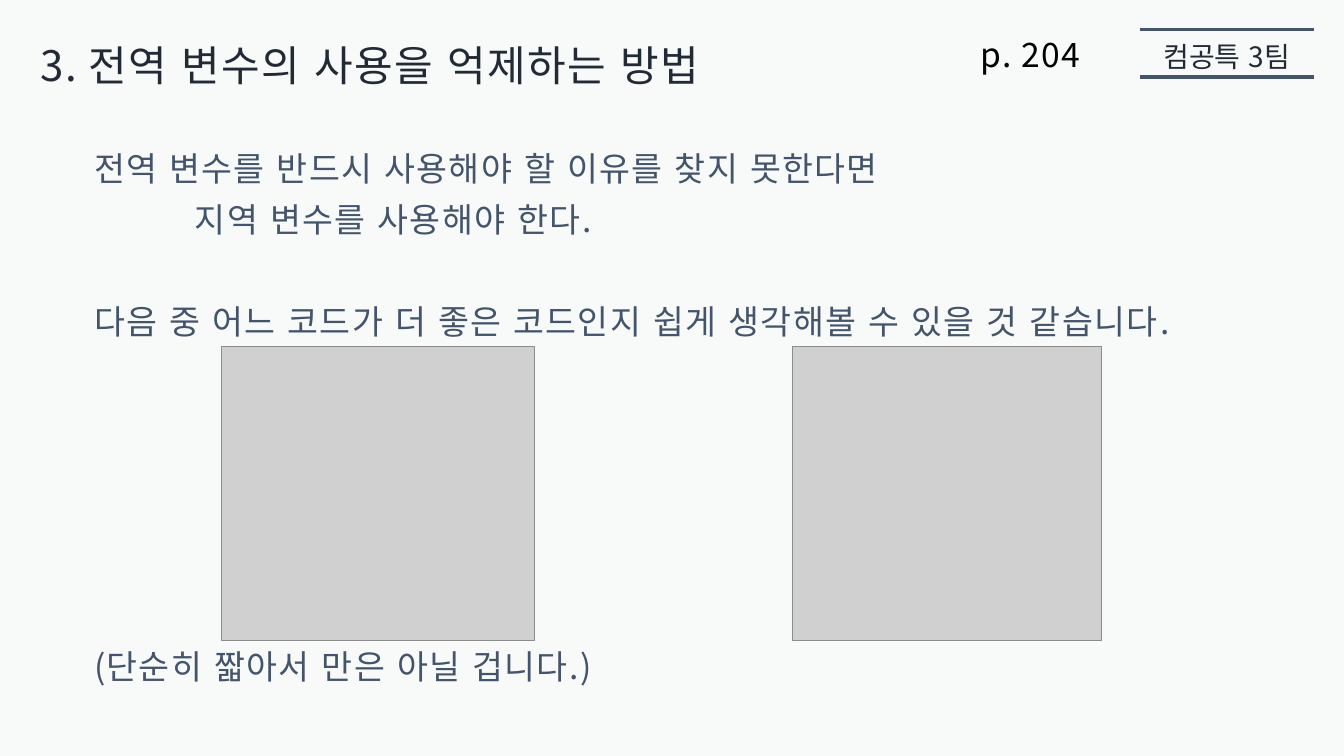
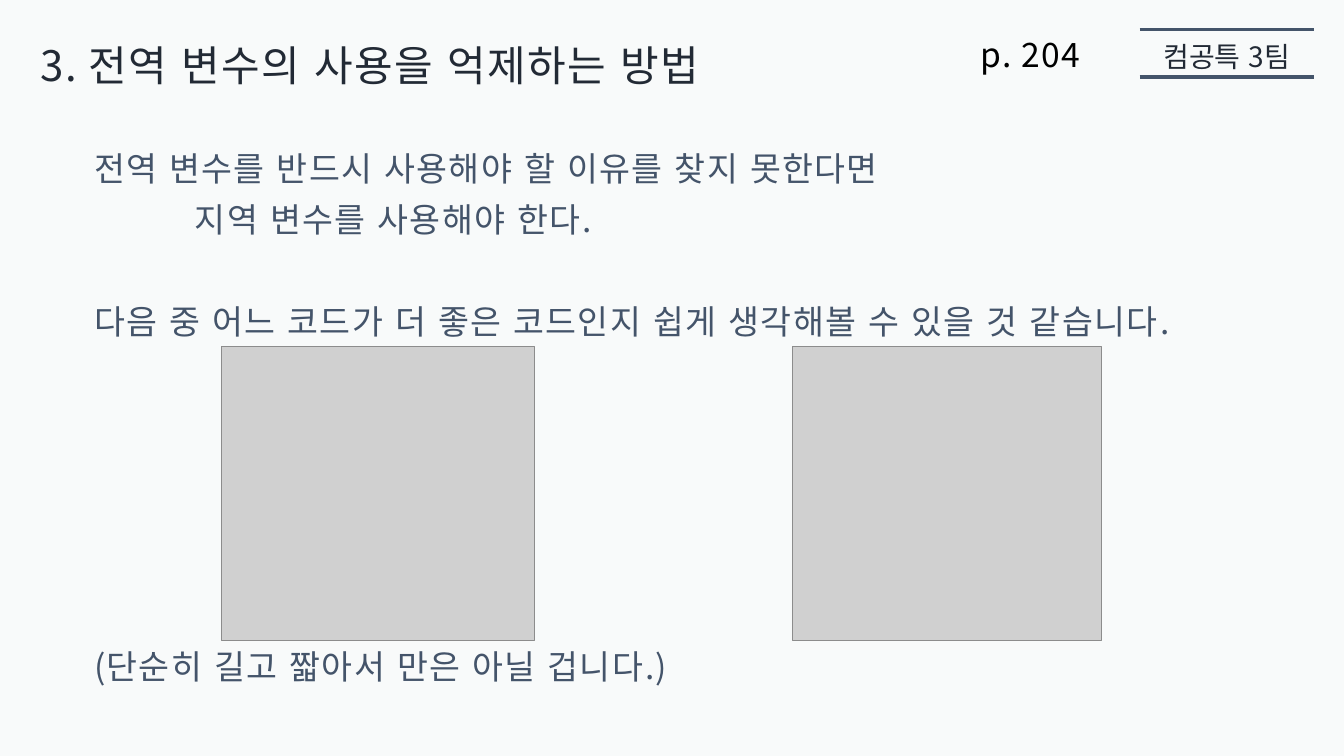
Before and after one commit to jaehoo1/Modern-JavaScript-Deep-Dive, a slide deck: slide 4 of 10. 전역 변수의 문제점/presentation10/jaehoo1/전역 변수의 문제점.pptx. Drawn at 1344x756 pixels with LibreOffice and Linux fonts; fonts in the diff are those of the drawing; grey boxes stand for pictures. Boxes give left, top, right and bottom in pixels: in the first picture for what was removed or moved away, otherwise in the second. Text is boxed around its words. In the diff, an @@ line names an element or a change of style, - is before the commit and + after.

```diff
--- a/10. 전역 변수의 문제점/presentation10/jaehoo1/전역 변수의 문제점.pptx
+++ b/10. 전역 변수의 문제점/presentation10/jaehoo1/전역 변수의 문제점.pptx
@@ text at [94, 651, 668, 686]: text changed @@
-(단순히 짧아서 만은 아닐 겁니다.)
+(단순히 길고 짧아서 만은 아닐 겁니다.)
```
Also in this commit, not shown: 14 slides added.
